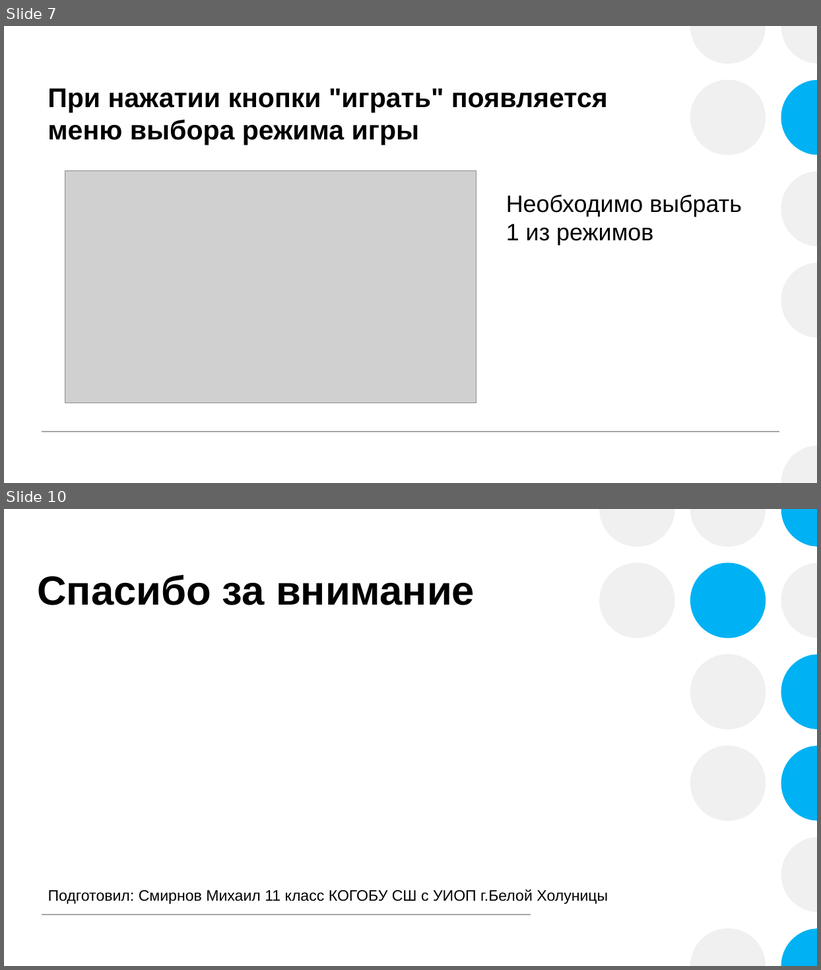
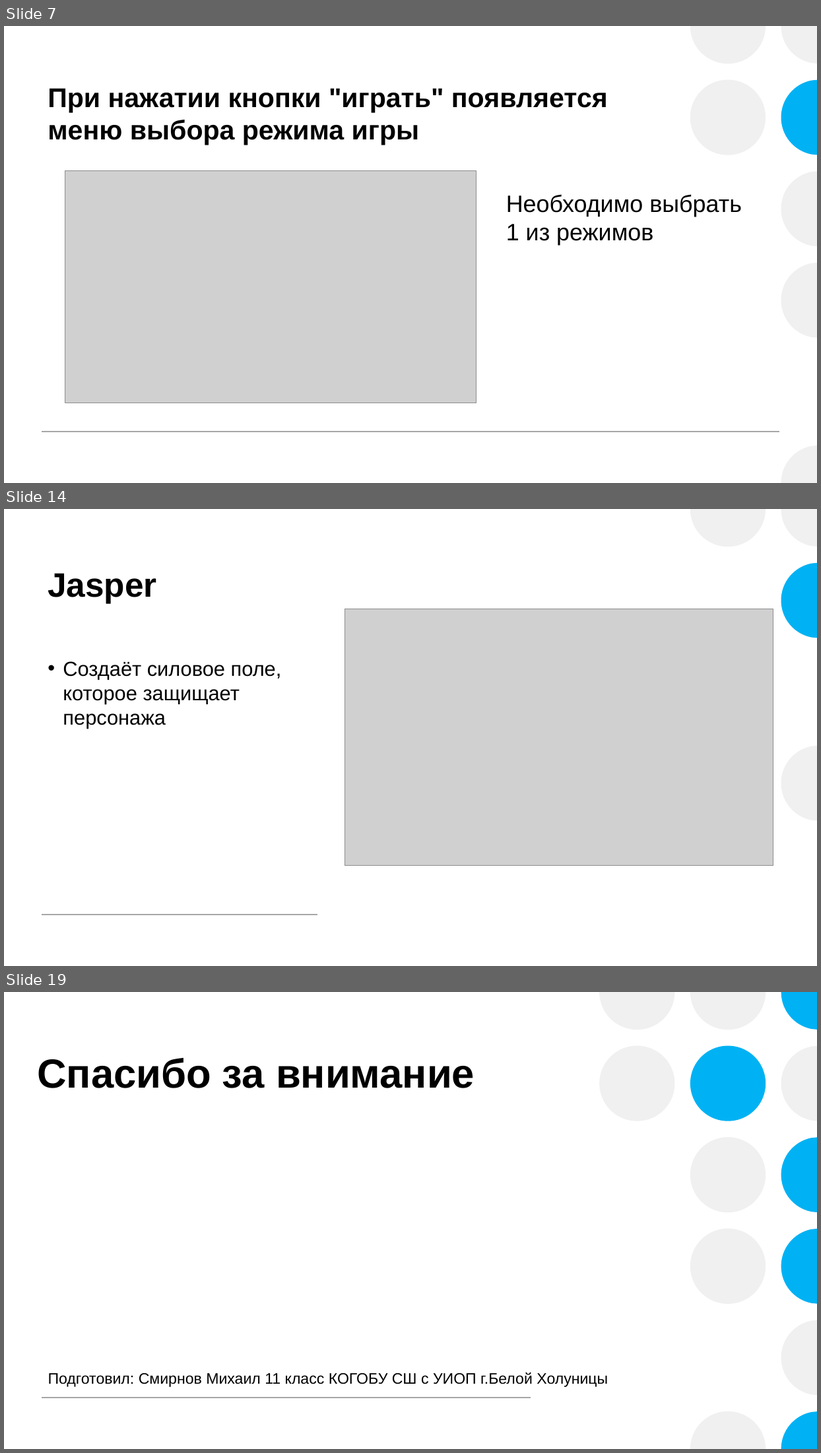
Before and after one commit to Lucian-y02/Quad-Mayhem, a slide deck: Проект pygame.pptx. Shown one above the other, each under a label of ours: slides 7 and 10 before the commit, slides 7, 14 and 19 after it; the slides between them are not shown. The pictures are 821x970 and 821x1453 pixels, drawn with LibreOffice and Linux fonts; fonts in the diff are those of the drawing; grey boxes stand for pictures. Boxes give left, top, right and bottom in pixels: in the first picture for what was removed or moved away, otherwise in the second. Text is boxed around its words. In the diff, an @@ line names an element or a change of style, - is before the commit and + after.

```diff
--- a/Проект pygame.pptx
+++ b/Проект pygame.pptx
@@ slide 14 added at box(4, 509, 817, 966), background #FFFFFF; not listed: 2 template elements that a slide beside it also shows @@
@@ rectangle added at box(4, 509, 817, 966), fill #FFFFFF @@
@@ group added at box(690, 509, 817, 821): 4 freeform shapes @@
@@ group added at box(599, 509, 817, 966): 8 freeform shapes @@
@@ title added at box(48, 573, 156, 603), 40 pt, text #000000, bold @@
+Jasper
@@ picture added at box(345, 609, 773, 867) @@
@@ text added at box(63, 661, 282, 729), 24 pt, text #000000 @@
+• Создаёт силовое поле, которое защищает персонажа
@@ line added from (42, 916) to (318, 916), #A6A6A6 1 pt @@
@@ what was slide 10 is now slide 19 @@
```
Also in this commit, not shown: 3 slides changed, 8 other slides added.
